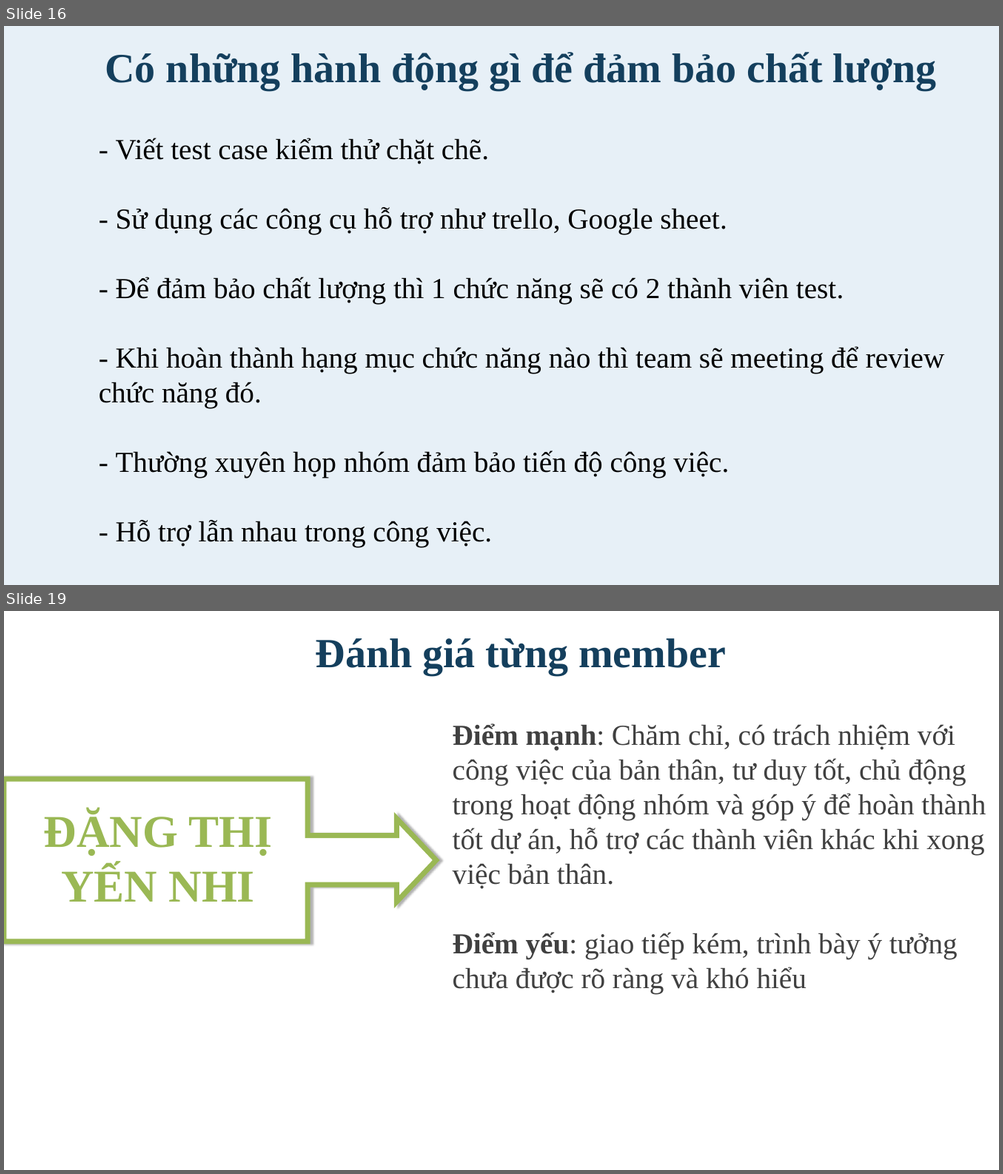
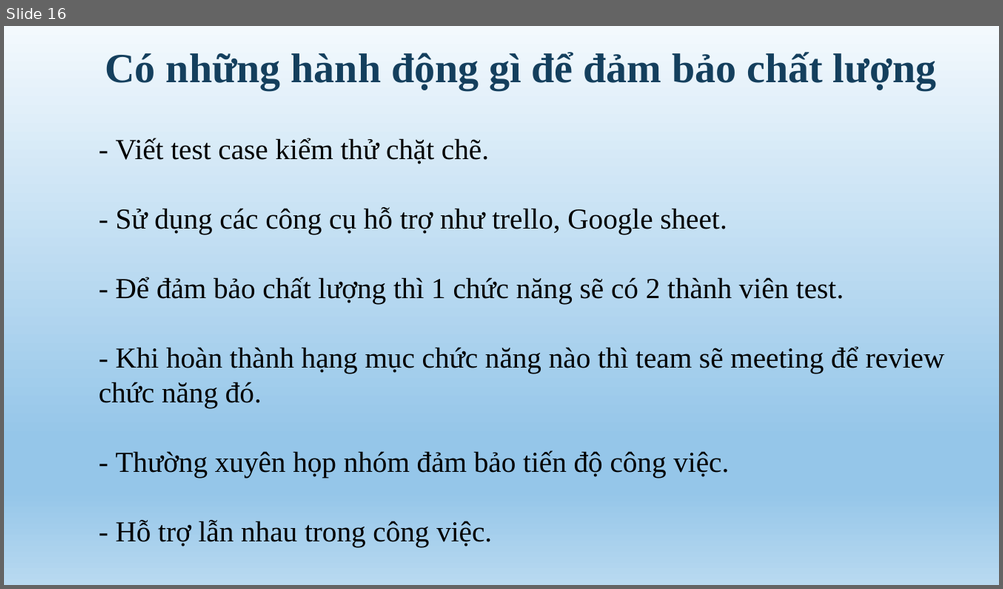
Before and after one commit to vubao98/Nhom-1, a slide deck: DELIVERABLES/Nghiệm thu đợt 1/NHOM1_QTDA.pptx. Shown one above the other, each under a label of ours: slides 16 and 19 before the commit, slide 16 after it; the slides between them are not shown. The pictures are 1003x1174 and 1003x589 pixels, drawn with LibreOffice and Linux fonts; fonts in the diff are those of the drawing. Boxes give left, top, right and bottom in pixels: in the first picture for what was removed or moved away, otherwise in the second. Text is boxed around its words. In the diff, an @@ line names an element or a change of style, - is before the commit and + after.

```diff
--- a/DELIVERABLES/Nghiệm thu đợt 1/NHOM1_QTDA.pptx
+++ b/DELIVERABLES/Nghiệm thu đợt 1/NHOM1_QTDA.pptx
@@ slide 19 removed at (4, 611, 999, 1170), background #FFFFFF @@
@@ text removed at (316, 638, 726, 675) @@
-Đánh giá từng member
@@ text removed at (452, 723, 985, 994) @@
-Điểm mạnh: Chăm chỉ, có trách nhiệm với công việc của bản thân, tư duy tốt, chủ động trong hoạt động nhóm và góp ý để hoàn thành tốt dự án, hỗ trợ các thành viên khác khi xong việc bản thân.
-Điểm yếu: giao tiếp kém, trình bày ý tưởng chưa được rõ ràng và khó hiểu
@@ right arrow callout removed at (4, 779, 436, 942) @@
@@ text removed at (44, 812, 272, 902) @@
-ĐẶNG THỊ YẾN NHI
@@ slide 16 changed as well @@
@@ background #277DBA at 11% opacity to gradient #F3F9FD to #95C6E9 to #B8D9F0 @@
```
Also in this commit, not shown: 21 other slides changed, 2 slides added, 7 other slides removed.
